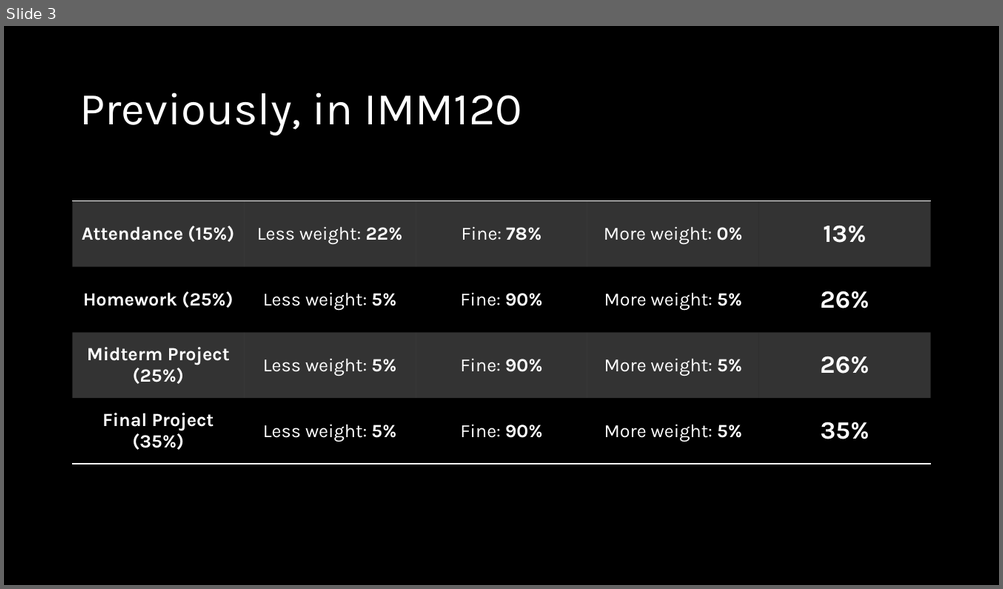
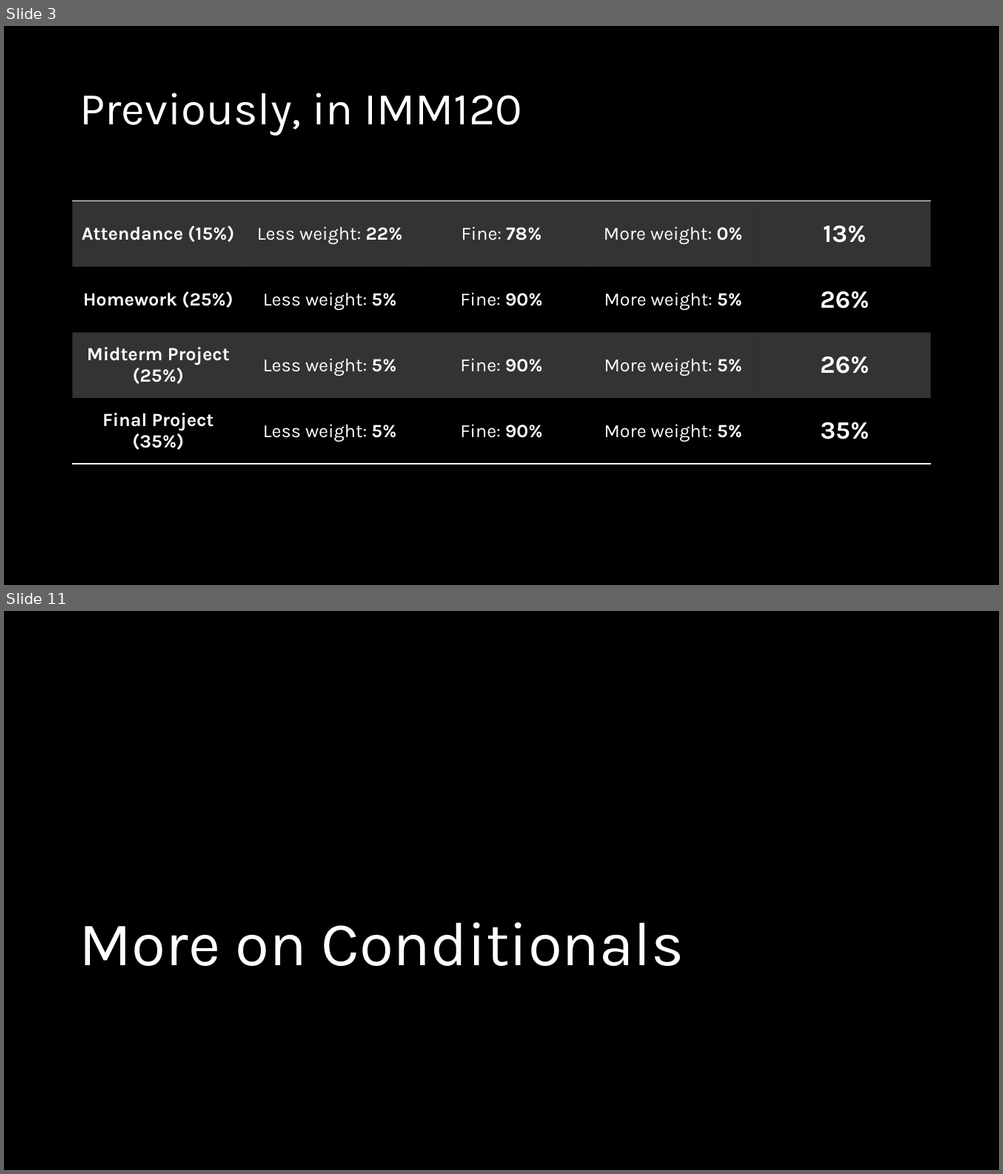
Before and after one commit to crhallberg/IMM120, a slide deck: Presentations/Sept 11 - Class 2.pptx. Shown one above the other, each under a label of ours: slide 3 before the commit, slides 3 and 11 after it; the slides between them are not shown. The pictures are 1003x589 and 1003x1174 pixels, drawn with LibreOffice and Linux fonts; fonts in the diff are those of the drawing. Boxes give left, top, right and bottom in pixels: in the first picture for what was removed or moved away, otherwise in the second. Text is boxed around its words. In the diff, an @@ line names an element or a change of style, - is before the commit and + after.

```diff
--- a/Presentations/Sept 11 - Class 2.pptx
+++ b/Presentations/Sept 11 - Class 2.pptx
@@ slide 11 added at [4, 611, 999, 1170], background #000000 @@
@@ title added at [79, 923, 684, 966], 60 pt, text #FFFFFF @@
+More on Conditionals
```
Also in this commit, not shown: 13 other slides added, 3 other files.
